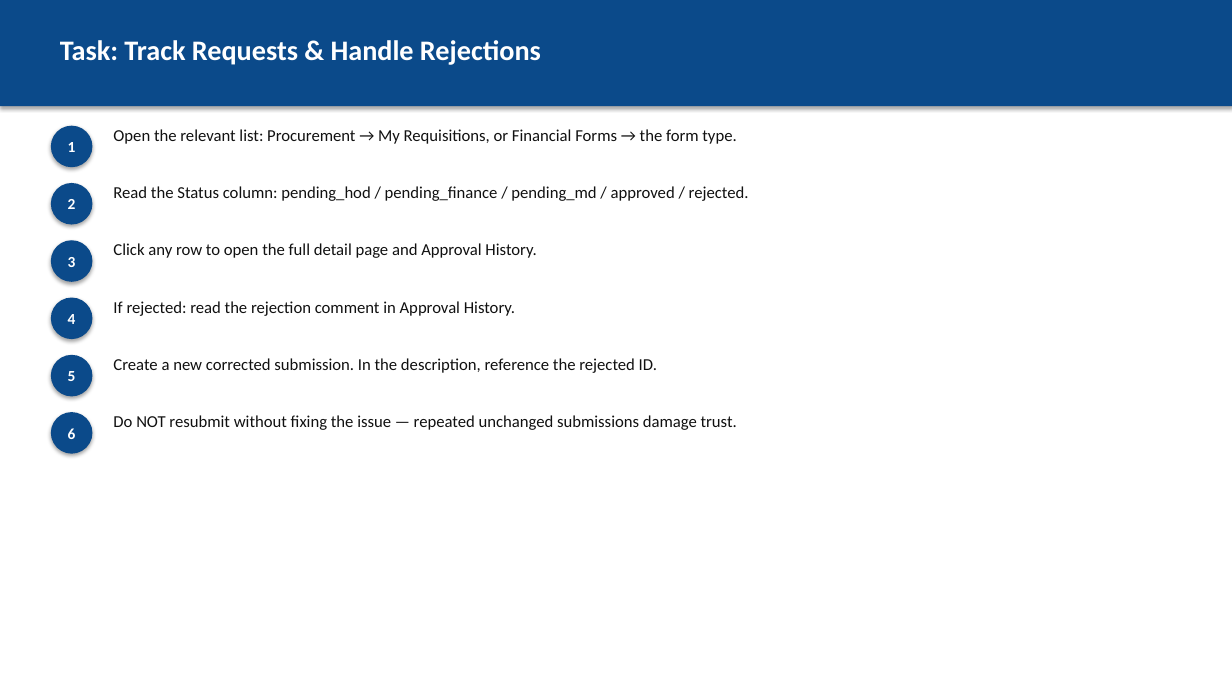
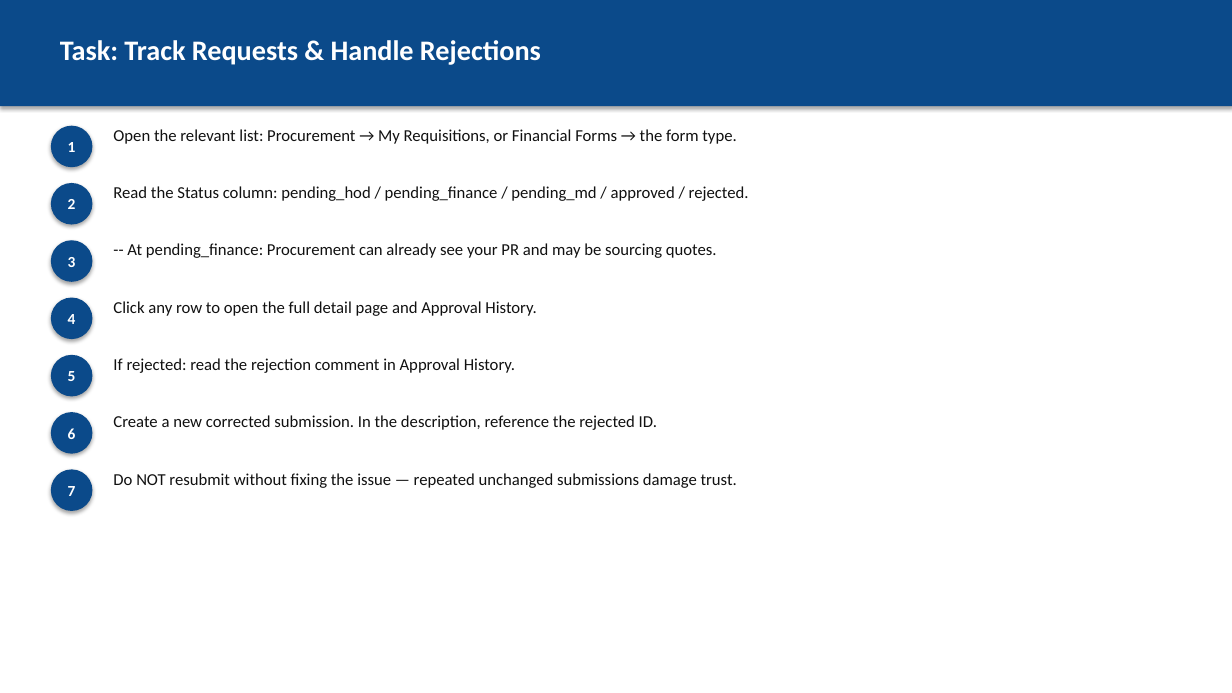
Before and after one commit to hetchsol/pras, a slide deck: slide 6 of docs/user-manual/01-initiator.pptx. Drawn at 1232x693 pixels with LibreOffice and Linux fonts; fonts in the diff are those of the drawing. Boxes give left, top, right and bottom in pixels: in the first picture for what was removed or moved away, otherwise in the second. Text is boxed around its words. In the diff, an @@ line names an element or a change of style, - is before the commit and + after.

```diff
--- a/docs/user-manual/01-initiator.pptx
+++ b/docs/user-manual/01-initiator.pptx
@@ text added at [127, 243, 717, 258], 13 pt, text #111111 @@
+-- At pending_finance: Procurement can already see your PR and may be sourcing quotes.
@@ 3 texts: place and size @@
-3 texts at [113, 243, 737, 430]
+3 texts at [113, 301, 737, 488]
@@ text "Create a new corrected submission. ...": place and size @@
-text "Create a new corrected submission. ..." at [113, 358, 657, 373]
+text "Create a new corrected submission. ..." at [113, 415, 657, 430]
@@ ellipse added at [51, 470, 92, 511], fill #0B4A8A, 12 pt, text #FFFFFF, bold @@
+7
```
Also in this commit, not shown: 2 other slides changed, 8 other files.
